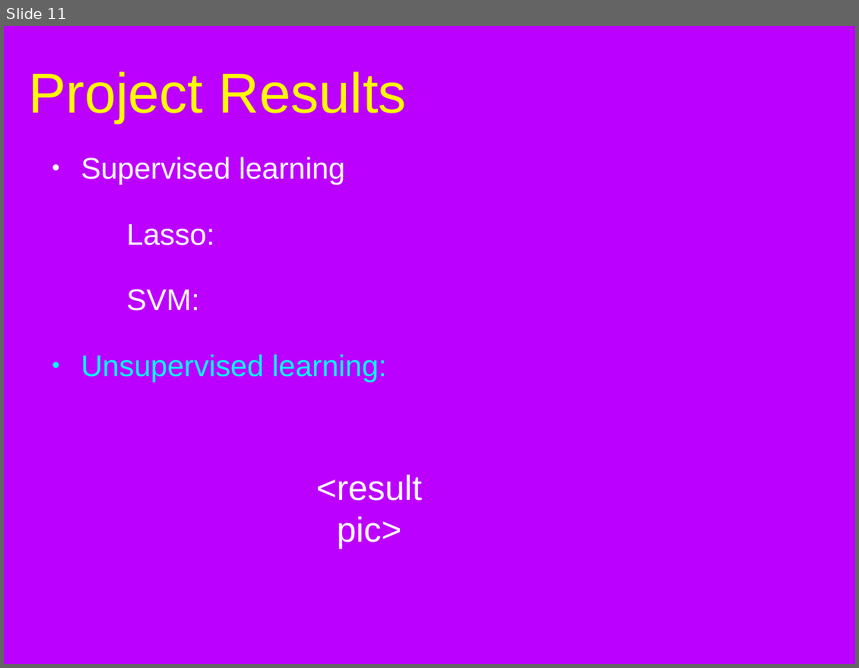
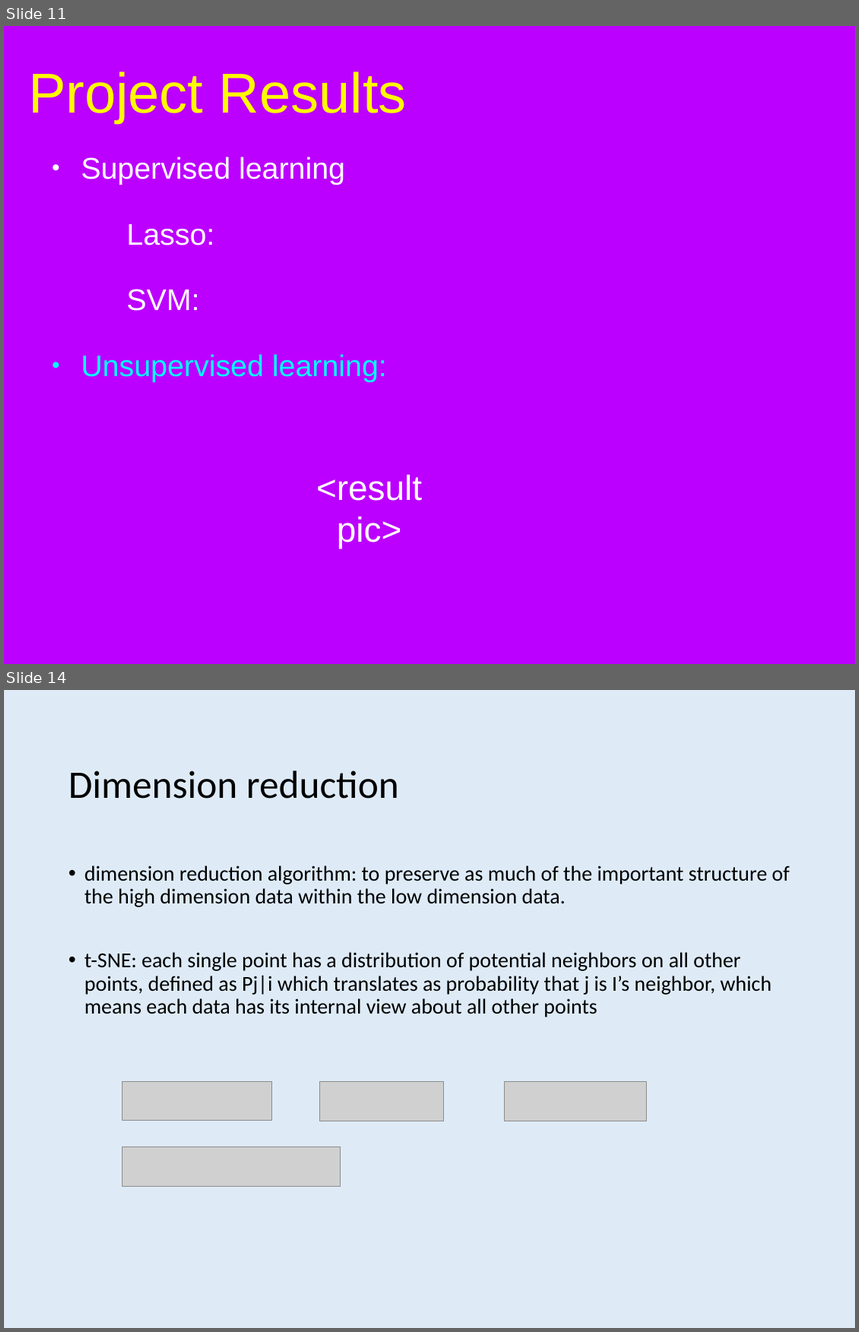
Before and after one commit to bx3/EE595, a slide deck: document/595combine.pptx. Shown one above the other, each under a label of ours: slide 11 before the commit, slides 11 and 14 after it; the slides between them are not shown. The pictures are 859x668 and 859x1332 pixels, drawn with LibreOffice and Linux fonts; fonts in the diff are those of the drawing; grey boxes stand for pictures; background and template pictures are left out. Boxes give left, top, right and bottom in pixels: in the first picture for what was removed or moved away, otherwise in the second. Text is boxed around its words. In the diff, an @@ line names an element or a change of style, - is before the commit and + after.

```diff
--- a/document/595combine.pptx
+++ b/document/595combine.pptx
@@ slide 14 added at [4,690,855,1328], background #DEEBF7 @@
@@ title added at [69,771,399,799], 46.9 pt, text #000000 @@
+Dimension reduction
@@ text added at [85,866,790,1018], 25.6 pt, text #000000 @@
+• dimension reduction algorithm: to preserve as much of the important structure of the high dimension data within the low dimension data.
+• t-SNE: each single point has a distribution of potential neighbors on all other points, defined as Pj|i which translates as probability that j is I’s neighbor, which means each data has its internal view about all other points
@@ picture added at [122,1081,272,1121] @@
@@ picture added at [320,1081,443,1121] @@
@@ picture added at [505,1081,647,1121] @@
@@ picture added at [122,1148,341,1186] @@
```
Also in this commit, not shown: 5 slides changed, 13 other slides added, 1 slide removed.
